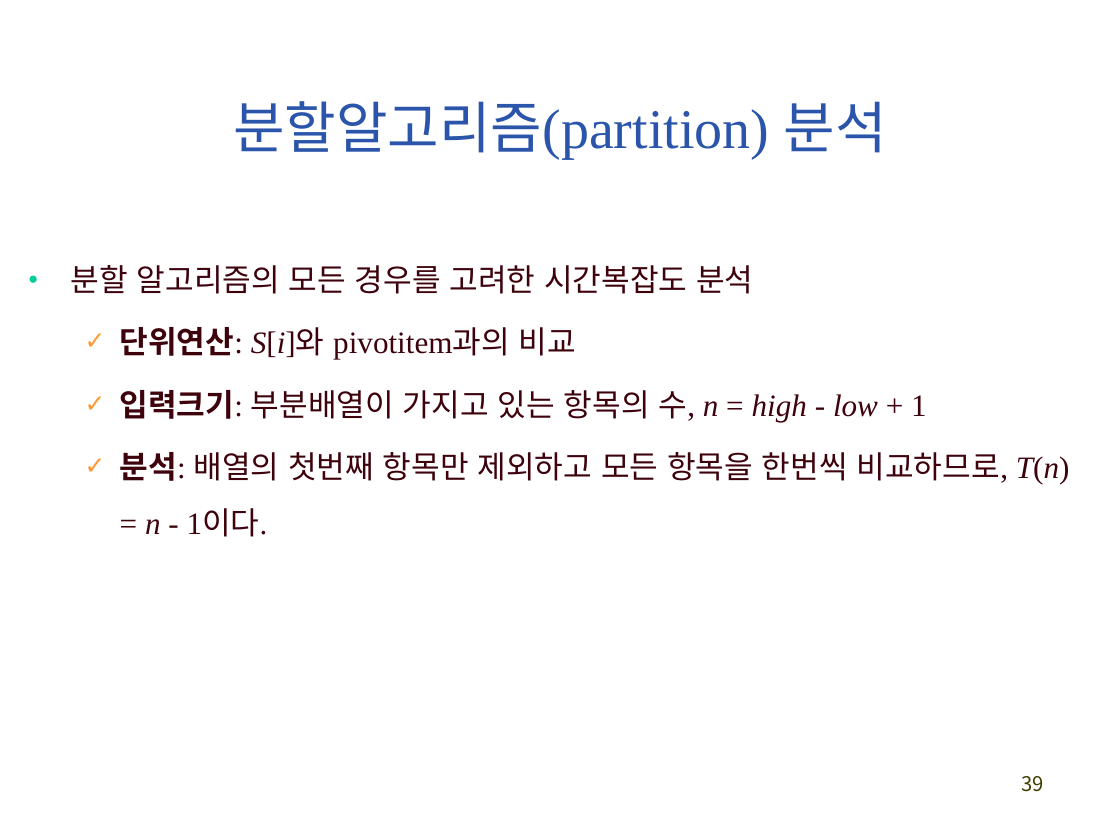
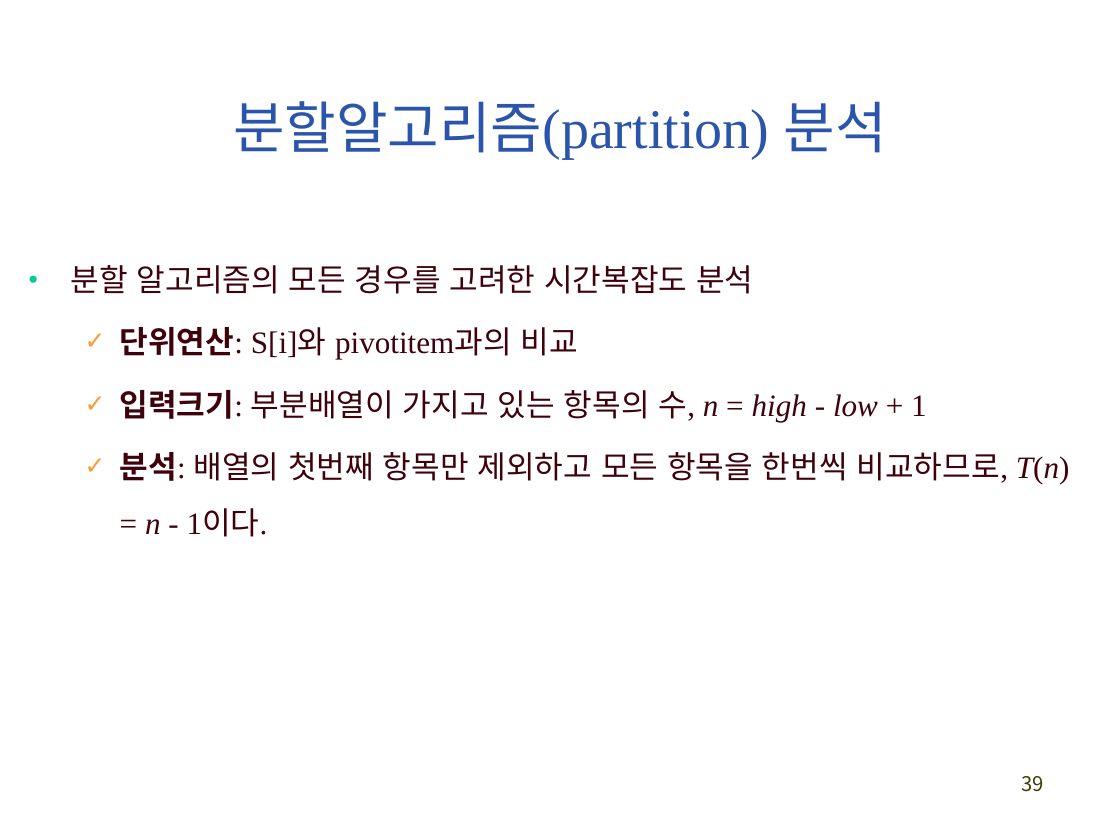
Before and after one commit to exopas95/Algorithms, a slide deck: slide 39 of Lecture Note/ch2_divide_conquer.pptx. Drawn at 1120x840 pixels with LibreOffice and Linux fonts; fonts in the diff are those of the drawing. Boxes give left, top, right and bottom in pixels: in the first picture for what was removed or moved away, otherwise in the second. Text is boxed around its words. In the diff, an @@ line names an element or a change of style, - is before the commit and + after.

```diff
--- a/Lecture Note/ch2_divide_conquer.pptx
+++ b/Lecture Note/ch2_divide_conquer.pptx
@@ text at [120,327,578,359]: italic off in "S[i]와" @@
```
Also in this commit, not shown: 18 other slides changed.
